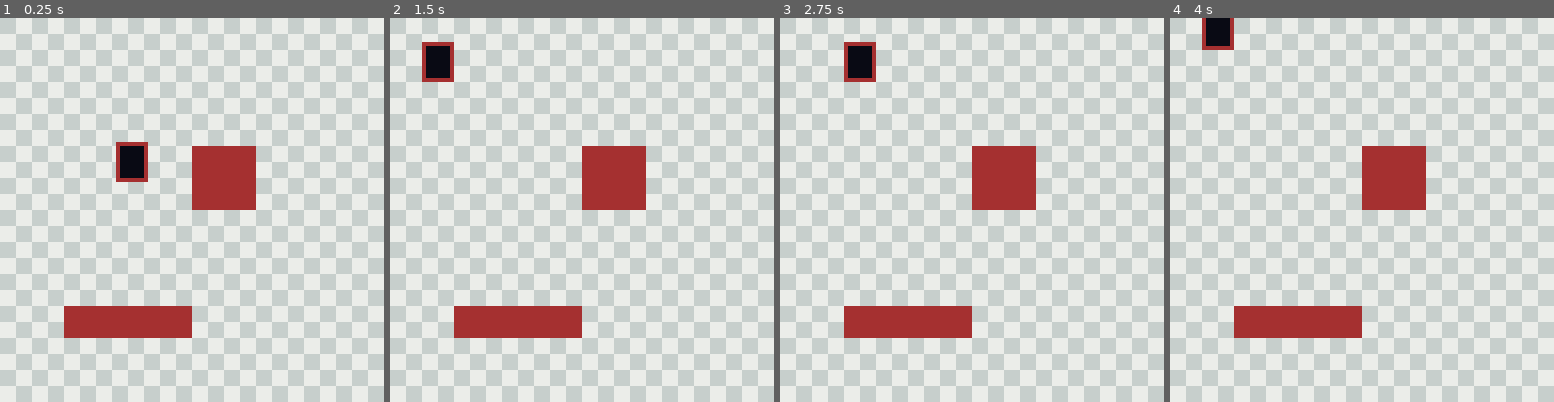
Above: before the commit, frames 1-4 (left to right).
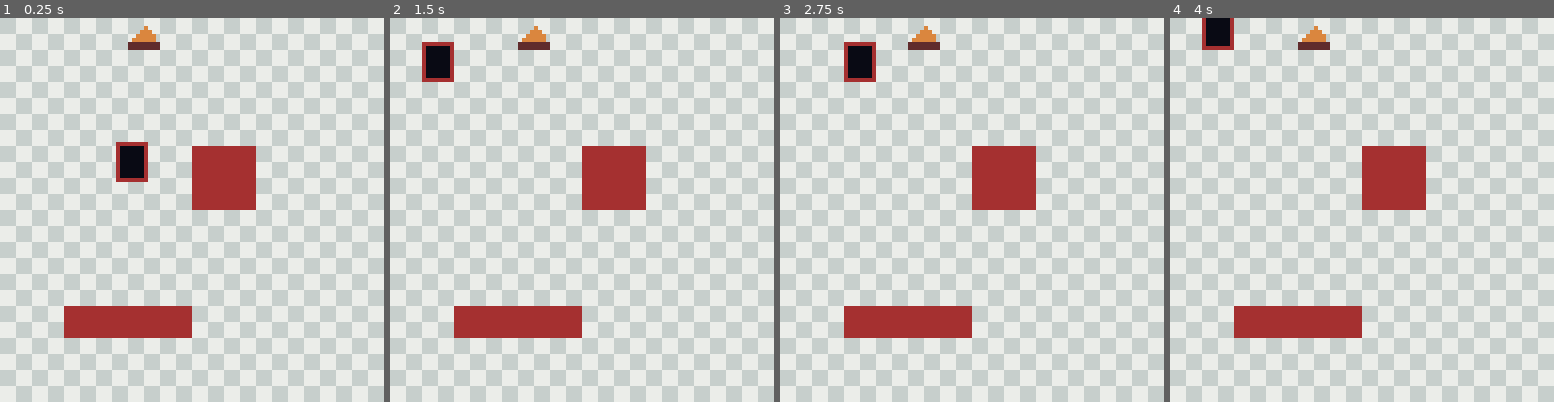
Above: after the commit, the same moments.

Repository: Someone68/cozyfall
Game: Godot game, scene res://scenes/level.tscn
The game is run twice, just before and just after one commit, with the same random seed, the same clock (stepped at 60 frames per second) and the same inputs.
Inputs:
- Up to frame 1 (0.25 s): no input
- Up to frame 2 (1.5 s): tap Enter at 0.5 s; hold Right (ui_right) 0.53-1.28 s; tap Space at 1.25 s; hold Down (ui_down) from 1.28 s (still down)
- Up to frame 3 (2.75 s): tap Enter at 2 s; release Down (ui_down) at 2.03 s; hold Right (ui_right) from 2.03 s (still down)
- Up to frame 4 (4 s): tap Space at 2.75 s; release Right (ui_right) at 2.78 s; hold Up (ui_up) 2.78-3.53 s; tap Enter at 3.5 s; hold Left (ui_left) from 3.53 s (still down)

The runs differ from the first frame. In frame 1, 0.3% of the frame differs, in the area x 33-42%, y 2-9%; in frame 2, 0.3%; in frame 3, 0.3%; in frame 4, 0.3%.

Commit message:
some bonfire and script changes

Diff:
--- /dev/null
+++ b/scenes/bonfire.tscn
@@ -0,0 +1,11 @@
+[gd_scene format=3 uid="uid://ccskmild8mi3c"]
+
+[ext_resource type="Texture2D" uid="uid://bdr2ws5ltrsn5" path="res://sprites/bonfire_placeholder.png" id="1_4psdg"]
+[ext_resource type="Script" uid="uid://0waafp0s27mk" path="res://scripts/bonfire.gd" id="1_xk3wp"]
+
+[node name="Bonfire" type="Node2D" unique_id=1475972330]
+script = ExtResource("1_xk3wp")
+
+[node name="Sprite2D" type="Sprite2D" parent="." unique_id=159359081]
+texture = ExtResource("1_4psdg")
+centered = false
--- a/scenes/level.tscn
+++ b/scenes/level.tscn
@@ -4,6 +4,7 @@
 [ext_resource type="Texture2D" uid="uid://rm3stsgsg5c8" path="res://sprites/floor_placeholder.png" id="1_w8frs"]
 [ext_resource type="Texture2D" uid="uid://ctj2ejp3c7aww" path="res://sprites/wall_placeholder.png" id="2_mx8sn"]
 [ext_resource type="PackedScene" uid="uid://bywris2cmufxx" path="res://scenes/player.tscn" id="3_ppgk2"]
+[ext_resource type="PackedScene" uid="uid://ccskmild8mi3c" path="res://scenes/bonfire.tscn" id="5_ppgk2"]
 
 [sub_resource type="TileSetAtlasSource" id="TileSetAtlasSource_4wyf3"]
 texture = ExtResource("1_w8frs")
@@ -24,6 +25,7 @@
 sources/0 = SubResource("TileSetAtlasSource_k0juu")
 
 [node name="Level" type="Node2D" unique_id=1064352627]
+y_sort_enabled = true
 script = ExtResource("1_mx8sn")
 
 [node name="Floor" type="TileMapLayer" parent="." unique_id=2136136908]
@@ -36,3 +38,6 @@
 
 [node name="Player" parent="." unique_id=230875539 instance=ExtResource("3_ppgk2")]
 position = Vector2(29, 33)
+
+[node name="Bonfire" parent="." unique_id=1475972330 instance=ExtResource("5_ppgk2")]
+position = Vector2(32, 0)
--- /dev/null
+++ b/scripts/bonfire.gd
@@ -0,0 +1,5 @@
+extends FloorEntity
+
+func on_enter(player: Node2D):
+	player.temperature = player.MAX_TEMPERATURE
+	print("bonfire")
--- /dev/null
+++ b/scripts/floor_tile.gd
@@ -0,0 +1,10 @@
+class_name FloorEntity extends Node2D
+var grid_pos: Vector2i
+@onready var level = owner
+
+func _ready():
+	grid_pos = Vector2i(position / level.TILE)
+	level.floors[grid_pos] = self
+
+func on_enter(player: Node2D):
+	pass
--- a/scripts/level.gd
+++ b/scripts/level.gd
@@ -17,5 +17,5 @@
 	player.grid_pos = target
 	player.animate_to(target * TILE)
 	if floors.has(target):
-		floors[target].on_enter()
+		floors[target].on_enter(player)
 	return true
--- a/scripts/player.gd
+++ b/scripts/player.gd
@@ -1,9 +1,10 @@
 extends Node2D
+@onready var level = owner
+const TILE := 8
+const MAX_TEMPERATURE := 5
 var grid_pos: Vector2i
 var moving := false
-@onready var level = owner
-const TILE := 8
-const temperature := 5
+var temperature := 5
 
 func handle_movement():
 	if moving: return
@@ -13,9 +14,10 @@
 	elif Input.is_action_just_pressed("ui_up"): dir = Vector2i.UP
 	elif Input.is_action_just_pressed("ui_down"): dir = Vector2i.DOWN
 	if dir != Vector2i.ZERO:
+		print(temperature)
 		#level.save_state()
-		if not level.move_player(dir):
-			pass
+		if level.move_player(dir):
+			temperature -= 1
 
 func _process(_delta: float):
 	handle_movement()
Not shown, added: scripts/bonfire.gd.uid
Not shown, added: scripts/floor_tile.gd.uid
Binary file added: sprites/bonfire_placeholder.png
Not shown, changed: sprites/bonfire_placeholder.png.import
Not shown, added: sprites/rabbit_spritesheet.png.import
